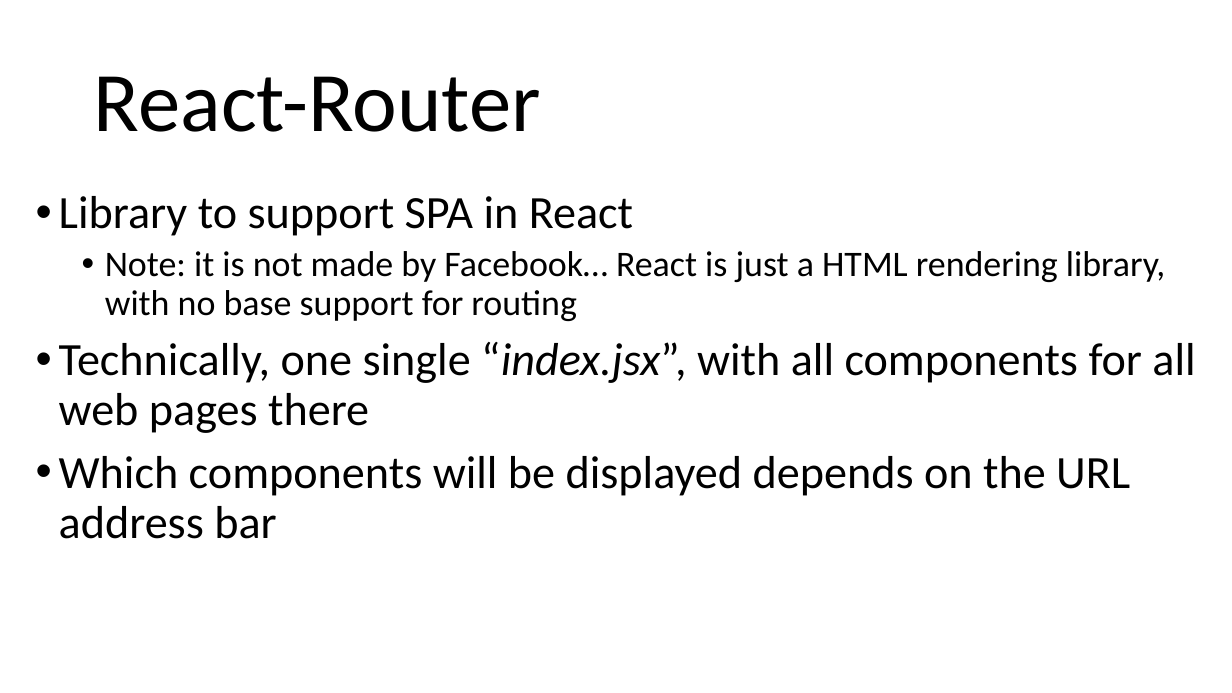
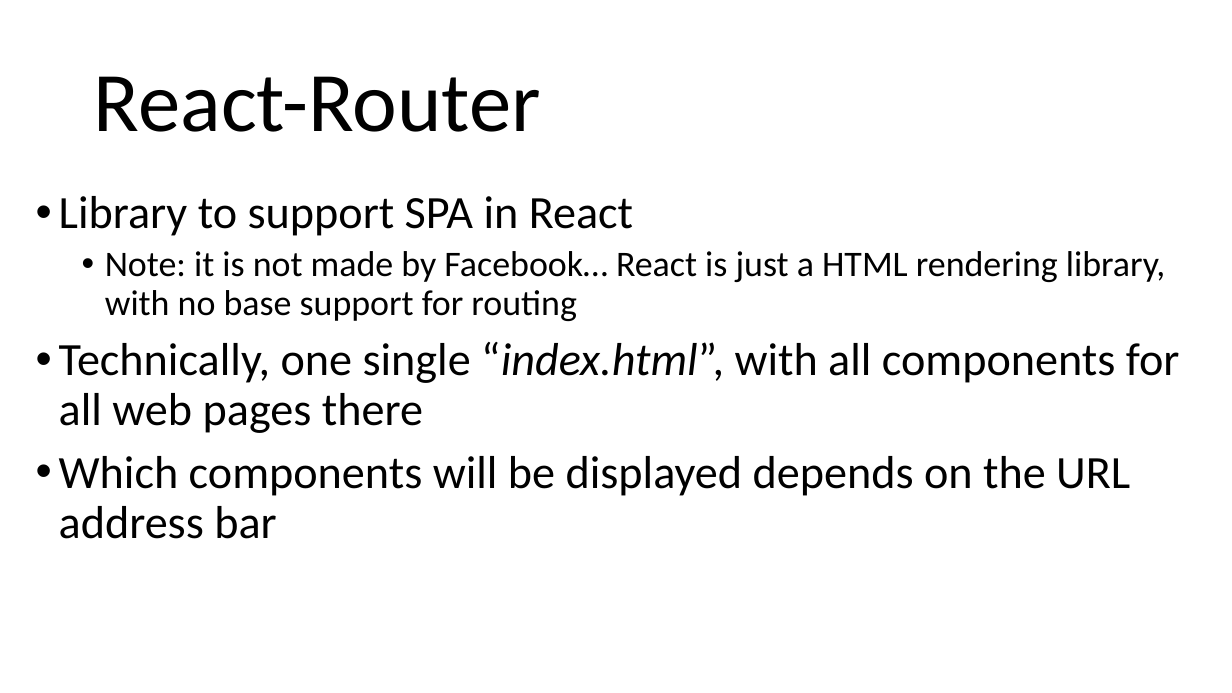
Before and after one commit to arcuri82/web_development_and_api_design, a slide deck: slide 4 of docs/slides/lesson_05.pptx. Drawn at 1232x693 pixels with LibreOffice and Linux fonts; fonts in the diff are those of the drawing. Boxes give left, top, right and bottom in pixels: in the first picture for what was removed or moved away, otherwise in the second. Text is boxed around its words. In the diff, an @@ line names an element or a change of style, - is before the commit and + after.

```diff
--- a/docs/slides/lesson_05.pptx
+++ b/docs/slides/lesson_05.pptx
@@ text at box(59, 342, 1180, 433): text changed @@
-• Technically, one single “index.jsx”, with all components for all web pages there
+• Technically, one single “index.html”, with all components for all web pages there
```
Also in this commit, not shown: 2 other slides changed, 1 other file.
